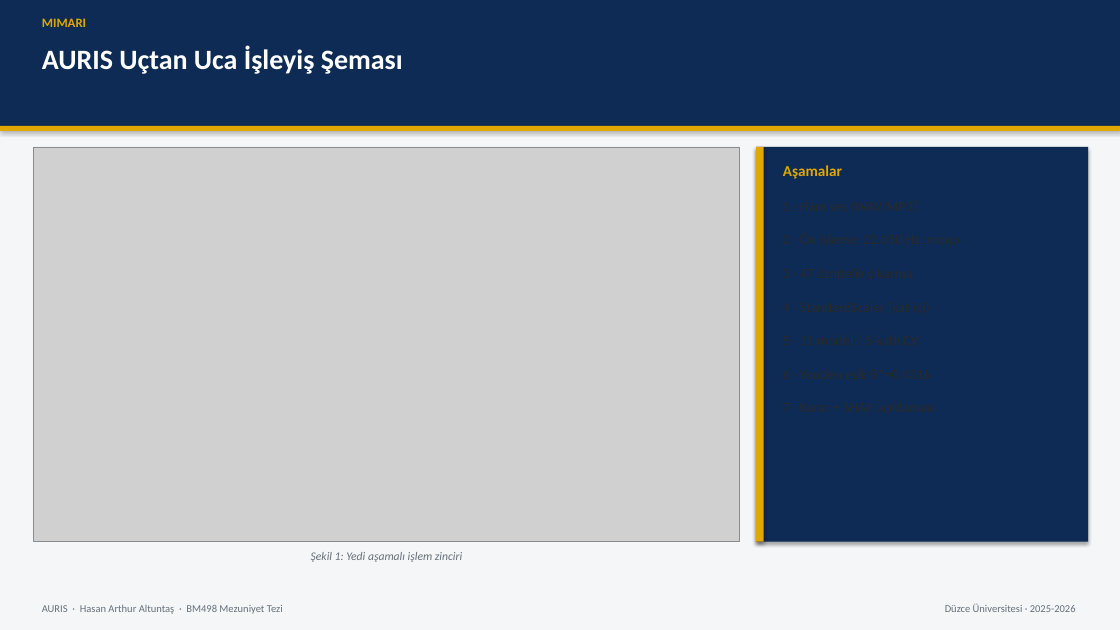
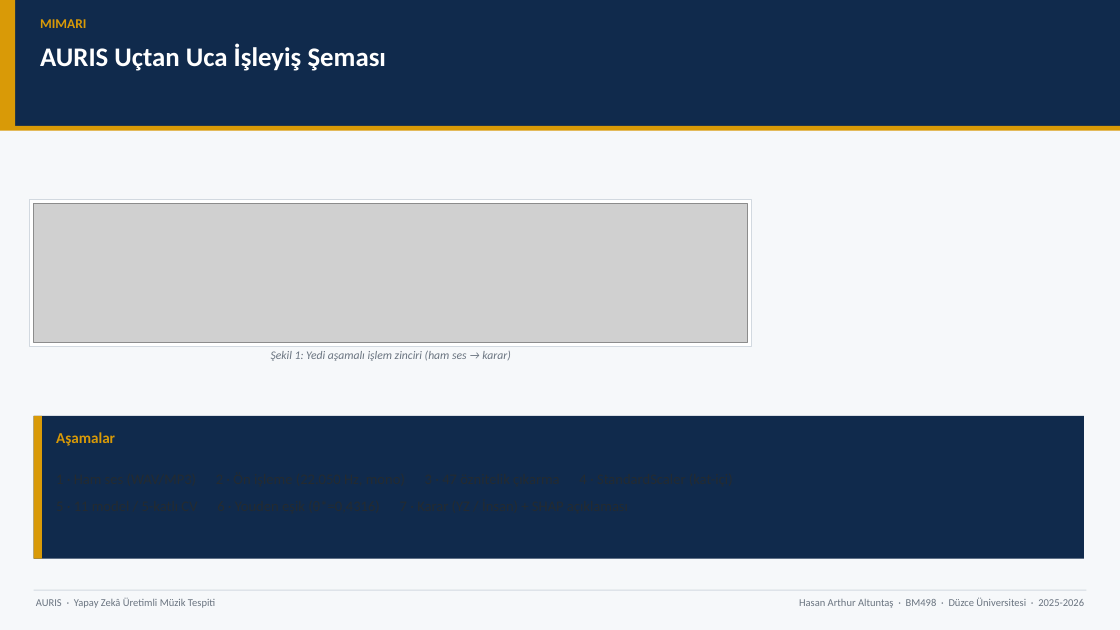
Before and after one commit to Rtur2003/CrownCode, a slide deck: slide 15 of docs/academic/TeslimEdilecekler/Sunumlar/AURIS_Tum_Sunumlar_Birlesik.pptx. Drawn at 1120x630 pixels with LibreOffice and Linux fonts; fonts in the diff are those of the drawing; grey boxes stand for pictures. Boxes give left, top, right and bottom in pixels: in the first picture for what was removed or moved away, otherwise in the second. Text is boxed around its words. In the diff, an @@ line names an element or a change of style, - is before the commit and + after.

Commit message:
Update presentation files and modify footer text in sunum_lib.py for clarity

```diff
--- a/docs/academic/TeslimEdilecekler/Sunumlar/AURIS_Tum_Sunumlar_Birlesik.pptx
+++ b/docs/academic/TeslimEdilecekler/Sunumlar/AURIS_Tum_Sunumlar_Birlesik.pptx
@@ background #F4F6F8 to #F6F8FA @@
@@ rectangle at (x1=0, y1=0, x2=1120, y2=126): fill #0D2B55 to #102A4C; shadow off @@
@@ rectangle added at (x1=0, y1=0, x2=15, y2=126), fill #D99A07 @@
@@ text "MIMARI" at (x1=40, y1=19, x2=86, y2=28): size 11 to 11.5 pt, text colour #E0A800 to #D99A07 @@
@@ text "AURIS Uçtan Uca İşleyiş Şeması" at (x1=40, y1=44, x2=387, y2=71): size 24 to 23 pt @@
@@ rectangle at (x1=0, y1=126, x2=1120, y2=131): fill #E0A800 to #D99A07; shadow off @@
@@ rectangle removed at (x1=756, y1=147, x2=1088, y2=542) @@
@@ rectangle removed at (x1=756, y1=147, x2=764, y2=542) @@
@@ rectangle added at (x1=29, y1=200, x2=752, y2=347), fill #FFFFFF, outline #D2D9E0 0.75 pt @@
@@ picture resized from (x1=34, y1=147, x2=739, y2=542) to (x1=34, y1=204, x2=748, y2=343) @@
@@ text at (x1=271, y1=351, x2=510, y2=361): text changed; text colour #66707A to #6A7480 @@
-Şekil 1: Yedi aşamalı işlem zinciri
+Şekil 1: Yedi aşamalı işlem zinciri (ham ses → karar)
@@ rectangle added at (x1=34, y1=416, x2=1084, y2=559), fill #102A4C @@
@@ rectangle added at (x1=34, y1=416, x2=42, y2=559), fill #D99A07 @@
@@ text "Aşamalar" moved from (x1=783, y1=165, x2=842, y2=179) to (x1=56, y1=432, x2=115, y2=446) @@
@@ text "Aşamalar" at (x1=56, y1=432, x2=115, y2=446): text colour #E0A800 to #D99A07 @@
@@ rectangle added at (x1=34, y1=590, x2=1086, y2=591), fill #D2D9E0 @@
@@ text added at (x1=36, y1=598, x2=215, y2=608), 9 pt, text #6A7480 @@
+AURIS · Yapay Zekâ Üretimli Müzik Tespiti
@@ text at (x1=799, y1=597, x2=1084, y2=608): text changed; text colour #66707A to #6A7480 @@
-Düzce Üniversitesi · 2025-2026
+Hasan Arthur Altuntaş · BM498 · Düzce Üniversitesi · 2025-2026
@@ text removed at (x1=42, y1=605, x2=283, y2=614) @@
-AURIS · Hasan Arthur Altuntaş · BM498 Mezuniyet Tezi
```
Also in this commit, not shown: 44 other slides changed, 3 other files.
